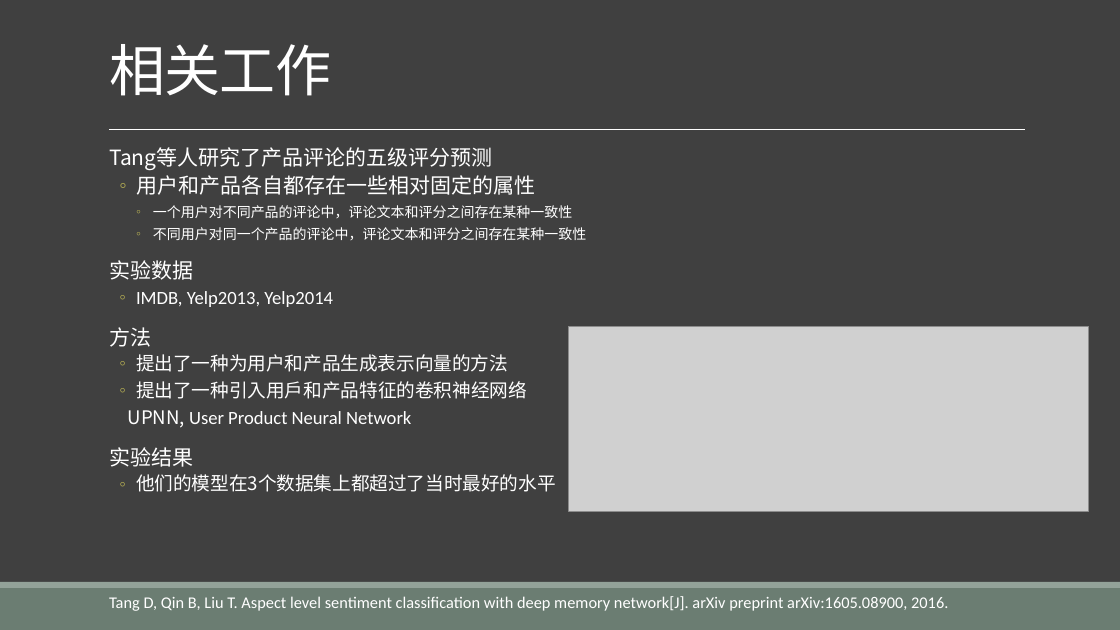
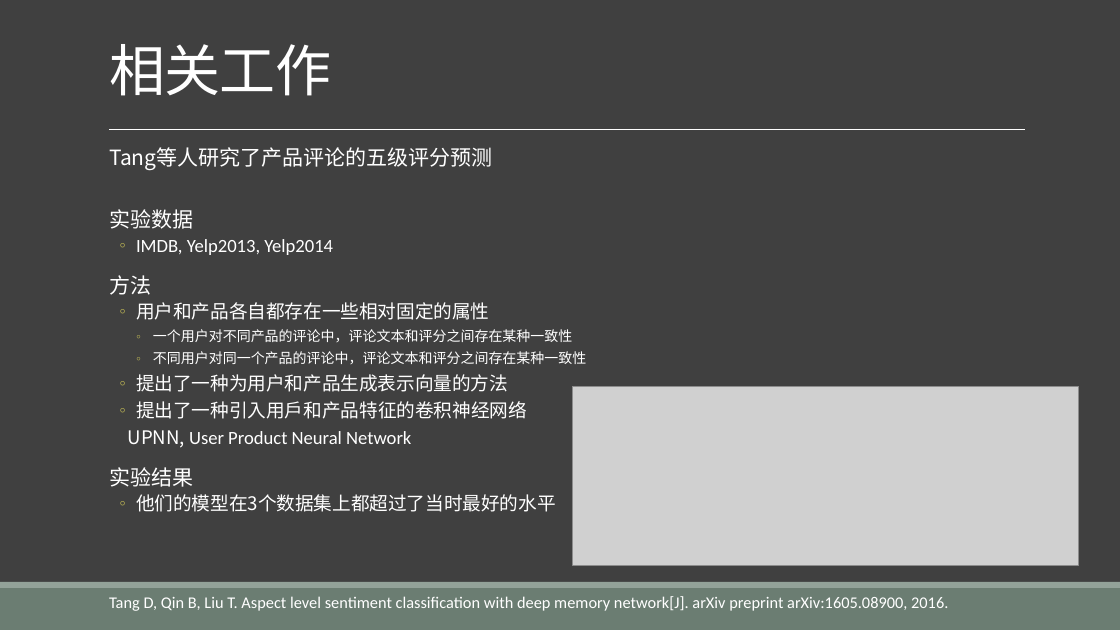
Before and after one commit to liangxh/grad2019, a slide deck: slide 8 of 计研163_梁锡豪_2016211014.pptx (slide 7 before the commit). Drawn at 1120x630 pixels with LibreOffice and Linux fonts; fonts in the diff are those of the drawing; grey boxes stand for pictures. Boxes give left, top, right and bottom in pixels: in the first picture for what was removed or moved away, otherwise in the second. Text is boxed around its words. In the diff, an @@ line names an element or a change of style, - is before the commit and + after.

```diff
--- a/计研163_梁锡豪_2016211014.pptx
+++ b/计研163_梁锡豪_2016211014.pptx
@@ text at [109,209,333,295]: paragraphs added @@
+  实验数据
+  ◦ IMDB, Yelp2013, Yelp2014
+  方法
@@ text at [109,260,333,347]: paragraphs removed @@
-  实验数据
-  ◦ IMDB, Yelp2013, Yelp2014
-  方法
@@ text at [136,302,489,320]: size 18 to 16 pt in "用户和产品各自都存在一些相对固定的属性" @@
@@ picture: place and size @@
-picture at [569,327,1089,512]
+picture at [573,386,1079,565]
```
Also in this commit, not shown: 7 other slides changed, 2 slides added, 1 slide removed.
